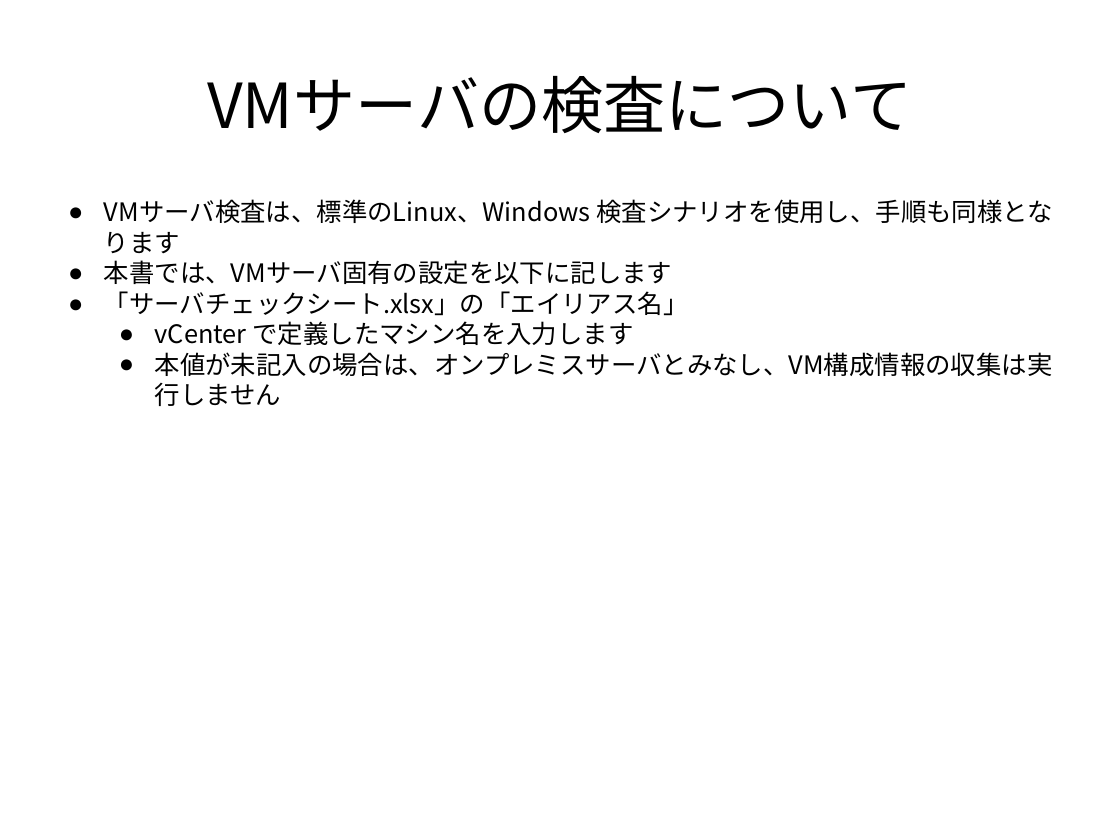
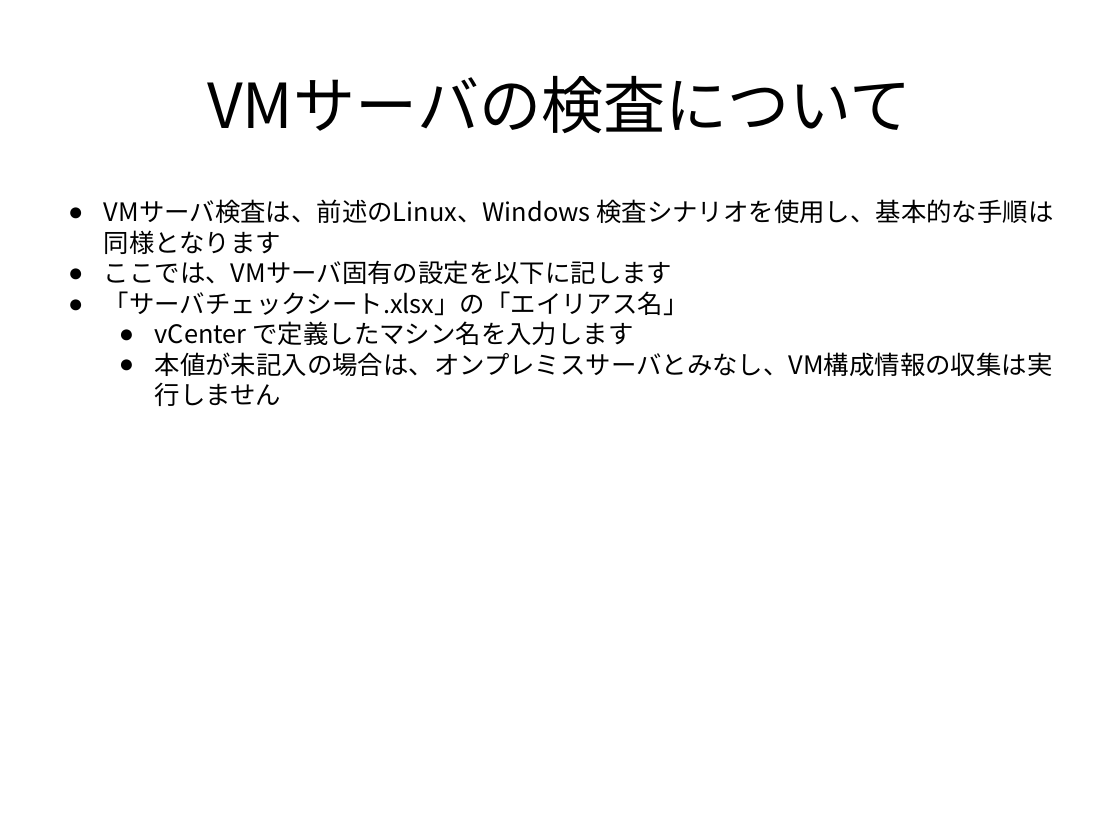
Before and after one commit to frsw3nr/gradle-server-acceptance, a slide deck: slide 69 of docs/jp/tutorial_test_pc.pptx. Drawn at 1120x840 pixels with LibreOffice and Linux fonts; fonts in the diff are those of the drawing. Boxes give left, top, right and bottom in pixels: in the first picture for what was removed or moved away, otherwise in the second. Text is boxed around its words. In the diff, an @@ line names an element or a change of style, - is before the commit and + after.

```diff
--- a/docs/jp/tutorial_test_pc.pptx
+++ b/docs/jp/tutorial_test_pc.pptx
@@ text at (104,199,1053,284): text changed @@
-● VMサーバ検査は、標準のLinux、Windows 検査シナリオを使用し、手順も同様となります
-● 本書では、VMサーバ固有の設定を以下に記します
+● VMサーバ検査は、前述のLinux、Windows 検査シナリオを使用し、基本的な手順は同様となります
+● ここでは、VMサーバ固有の設定を以下に記します
```
Also in this commit, not shown: 10 other slides changed, 11 other files.
